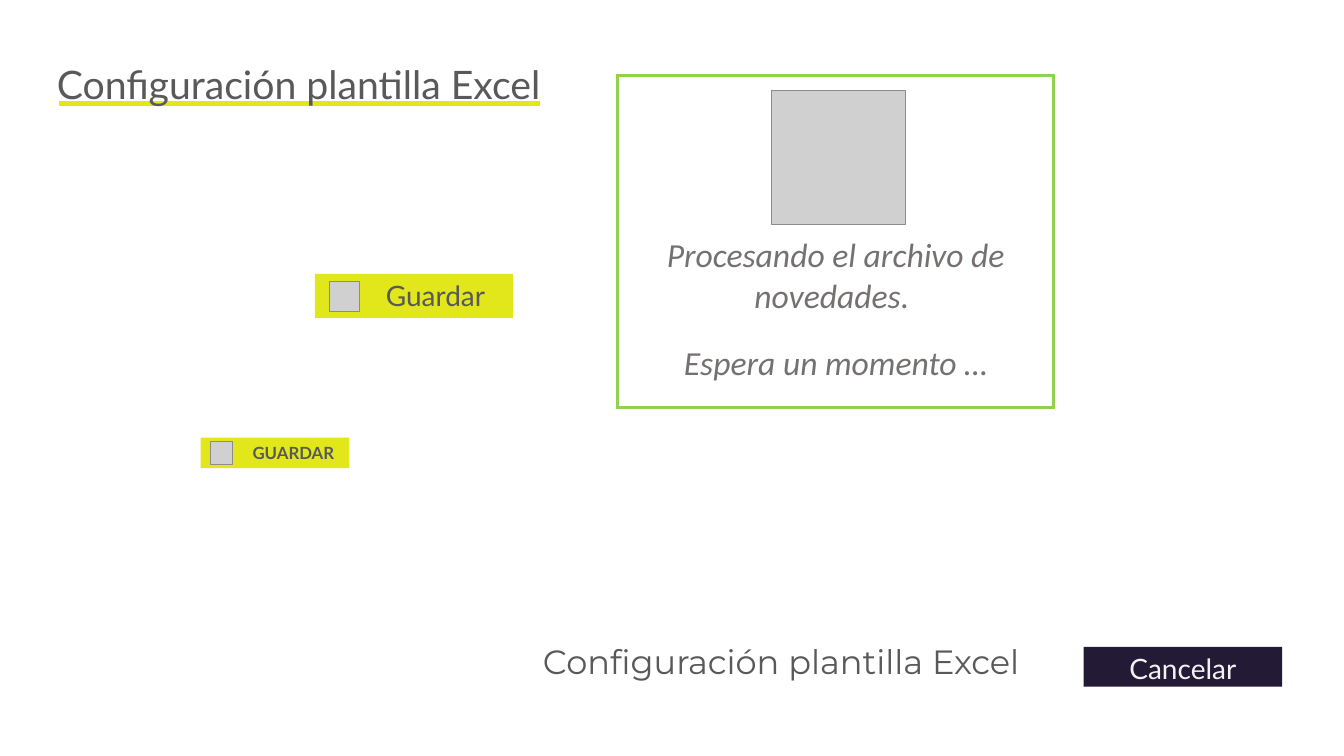
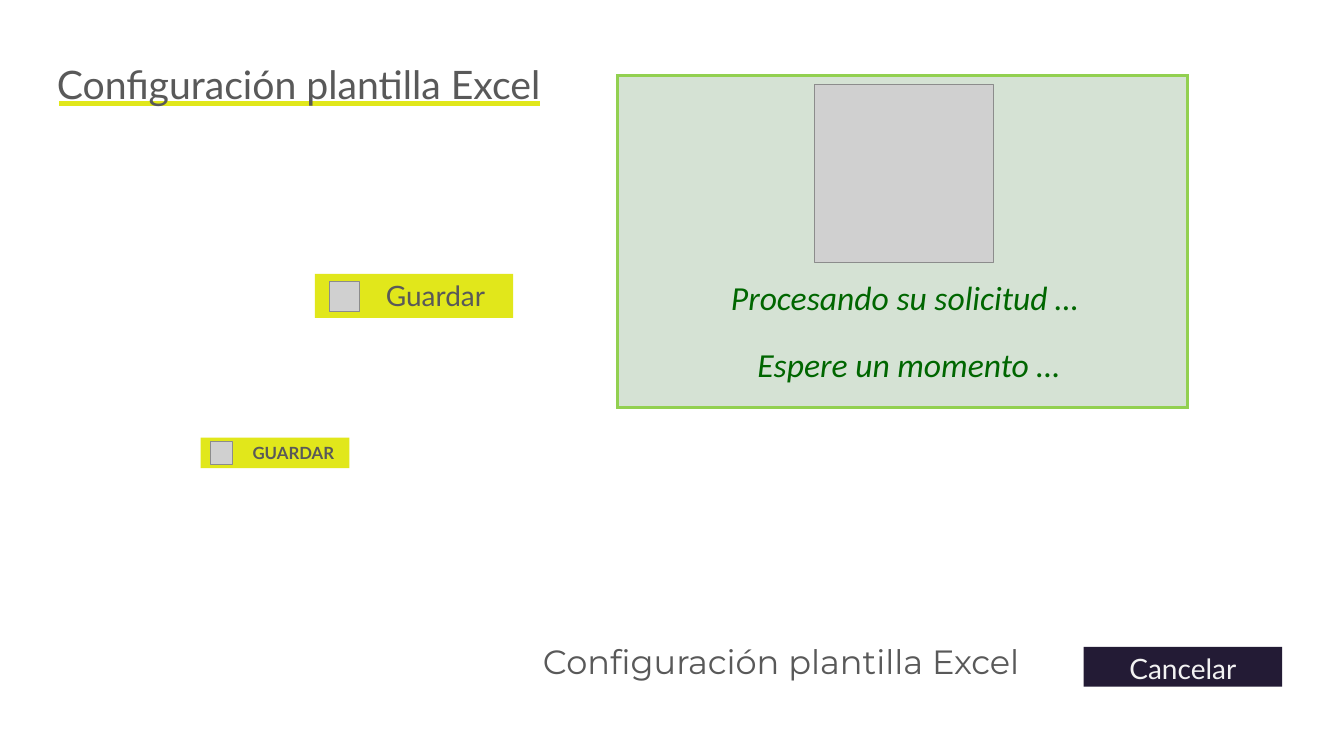
Before and after one commit to edisonude/quipuxNovedades, a slide deck: slide 3 of designs/Designs.pptx. Drawn at 1344x756 pixels with LibreOffice and Linux fonts; fonts in the diff are those of the drawing; grey boxes stand for pictures. Boxes give left, top, right and bottom in pixels: in the first picture for what was removed or moved away, otherwise in the second. Text is boxed around its words. In the diff, an @@ line names an element or a change of style, - is before the commit and + after.

```diff
--- a/designs/Designs.pptx
+++ b/designs/Designs.pptx
@@ rectangle: place and size @@
-rectangle at [618, 76, 1055, 408]
+rectangle at [618, 76, 1189, 408]
@@ rectangle at [618, 76, 1189, 408]: fill #FFFFFF to #D5E2D4 @@
@@ picture: place and size @@
-picture at [771, 91, 905, 225]
+picture at [815, 85, 993, 263]
@@ text at [731, 286, 1047, 383]: text changed; text colour #767171 to #006600 @@
-Procesando el archivo de novedades.
-Espera un momento …
+Procesando su solicitud …
+Espere un momento …
```
Also in this commit, not shown: 1 slide added, 6 other files.
